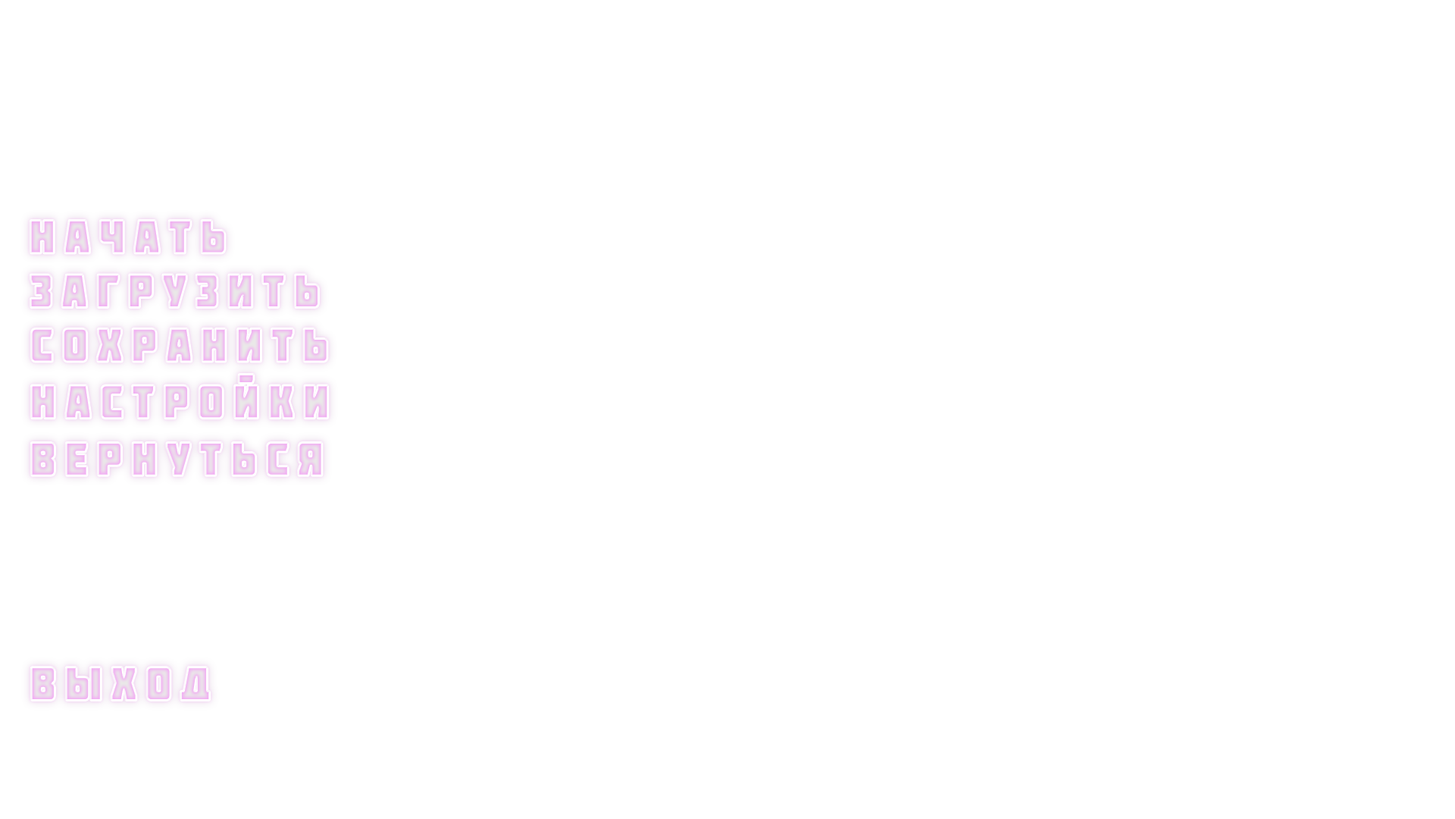
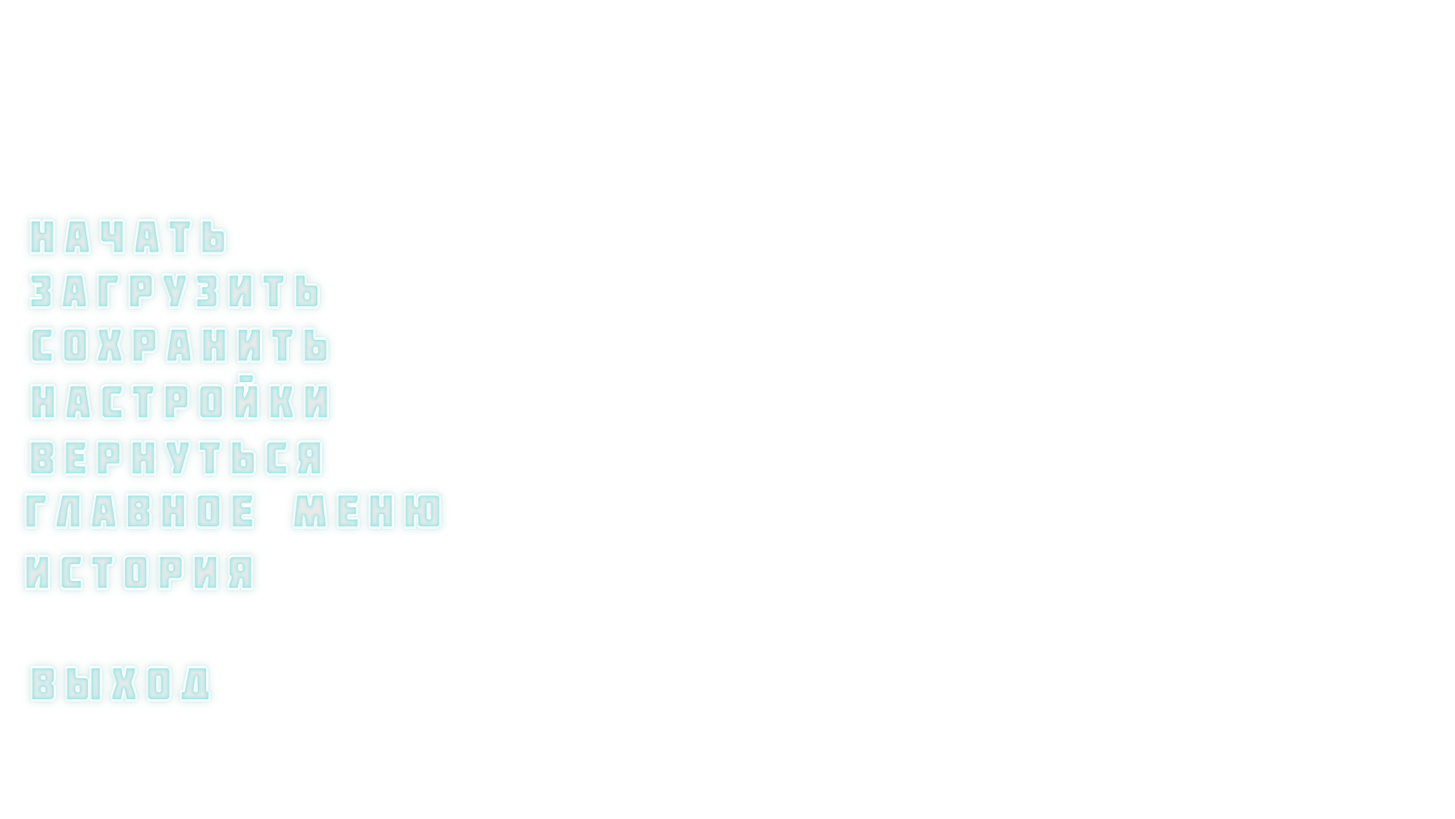
Before/after of a w=1455, h=819 layered artwork. What changed in the layer stack:
moved "НАЧАТЬ" above "История" over [30, 219, 226, 254]
added layer "История" above "Главное меню" over [25, 555, 253, 589]
added layer "Главное меню" above "Вернуться" over [25, 494, 441, 528]
painted on "Вернуться" over [30, 441, 323, 477]
